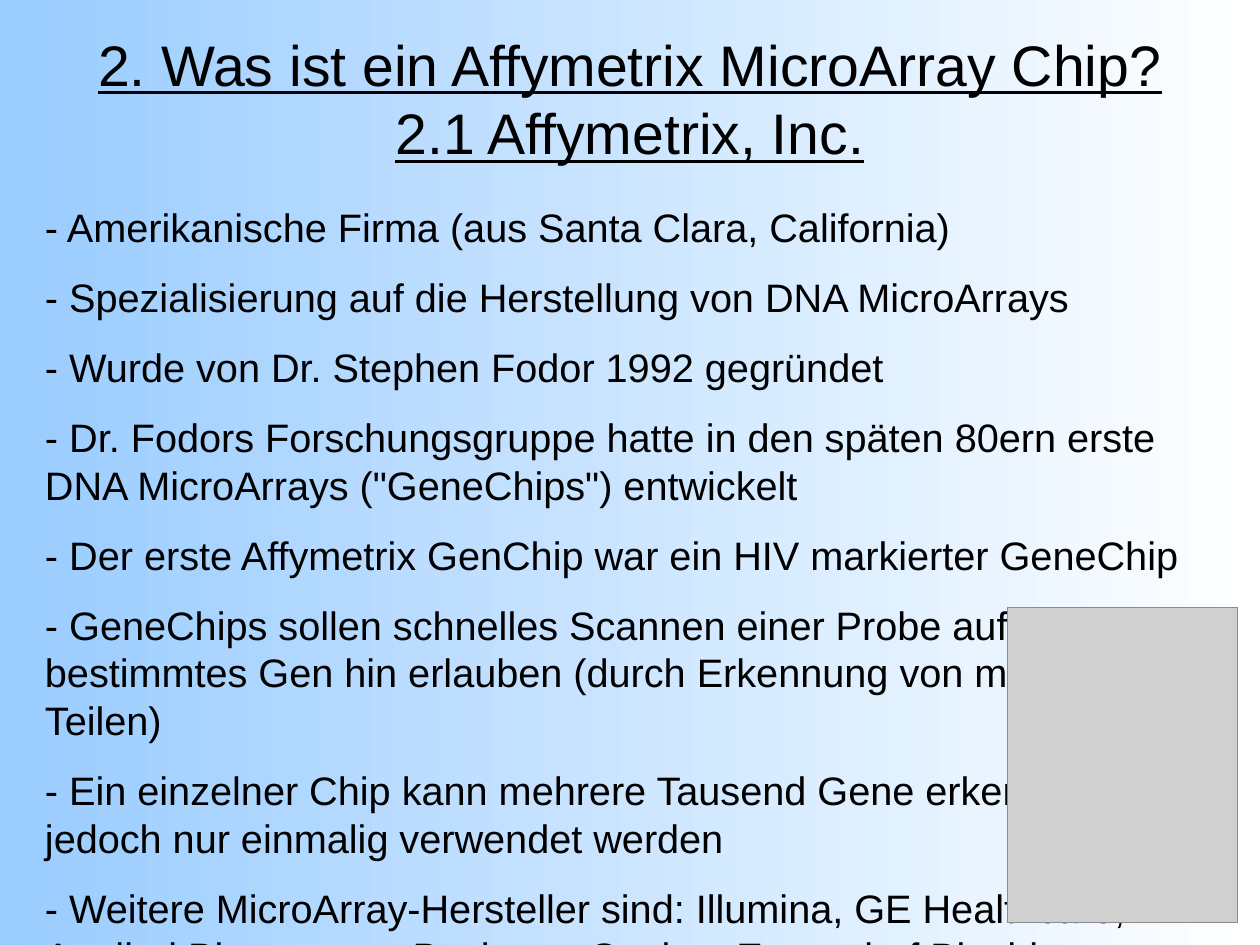
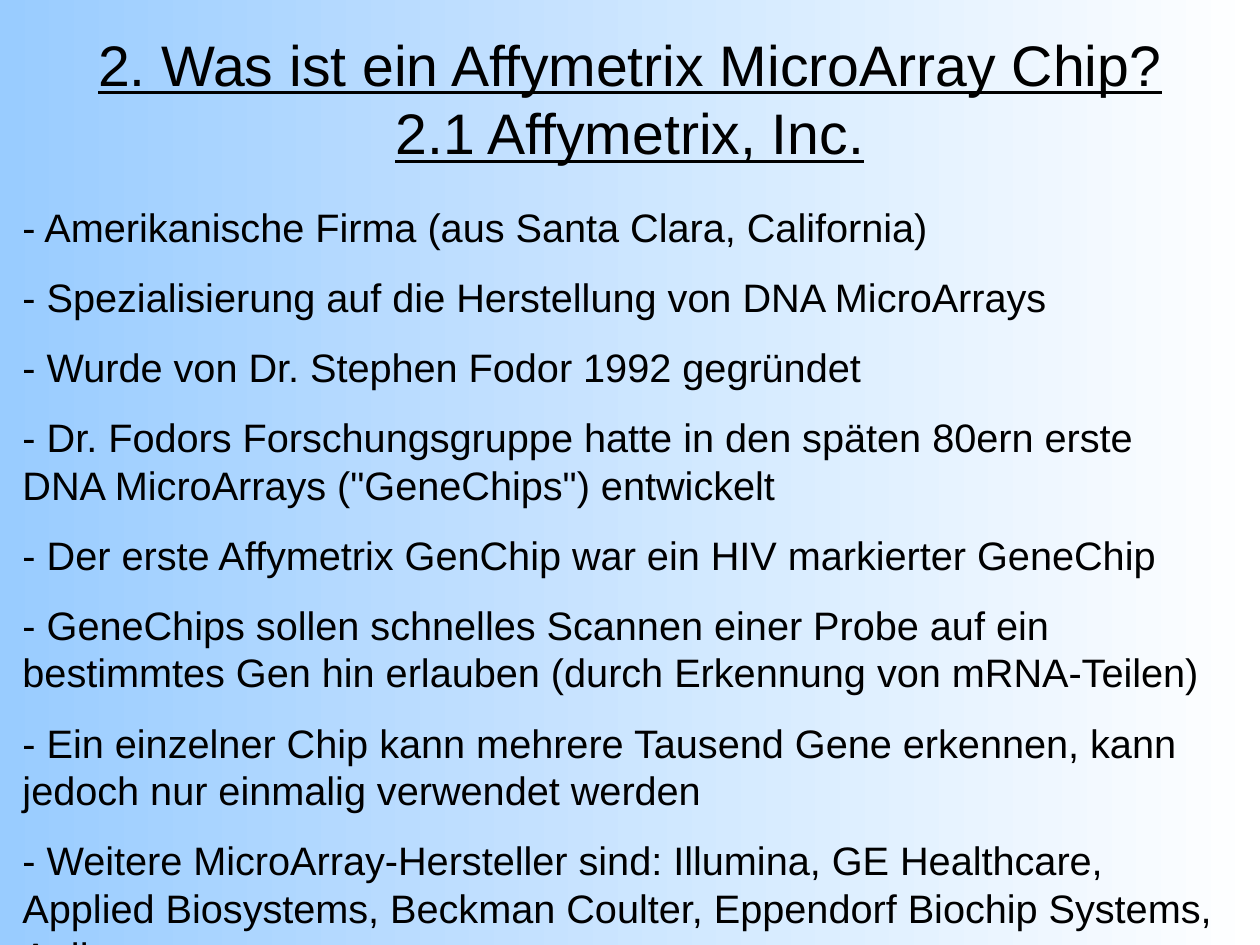
Before and after one commit to emmkey/GenEx, a slide deck: slide 4 of W1 Praesentation.odp. Drawn at 1260x945 pixels with LibreOffice and Linux fonts; fonts in the diff are those of the drawing; grey boxes stand for pictures. Boxes give left, top, right and bottom in pixels: in the first picture for what was removed or moved away, otherwise in the second. Text is boxed around its words. In the diff, an @@ line names an element or a change of style, - is before the commit and + after.

```diff
--- a/W1 Praesentation.odp
+++ b/W1 Praesentation.odp
@@ text "- Amerikanische Firma (aus Santa ..." rewrapped from [45,213,1178,931] to [22,213,1212,931] @@
@@ picture removed at [1008,607,1238,923] @@
```
Also in this commit, not shown: 4 other slides changed.
